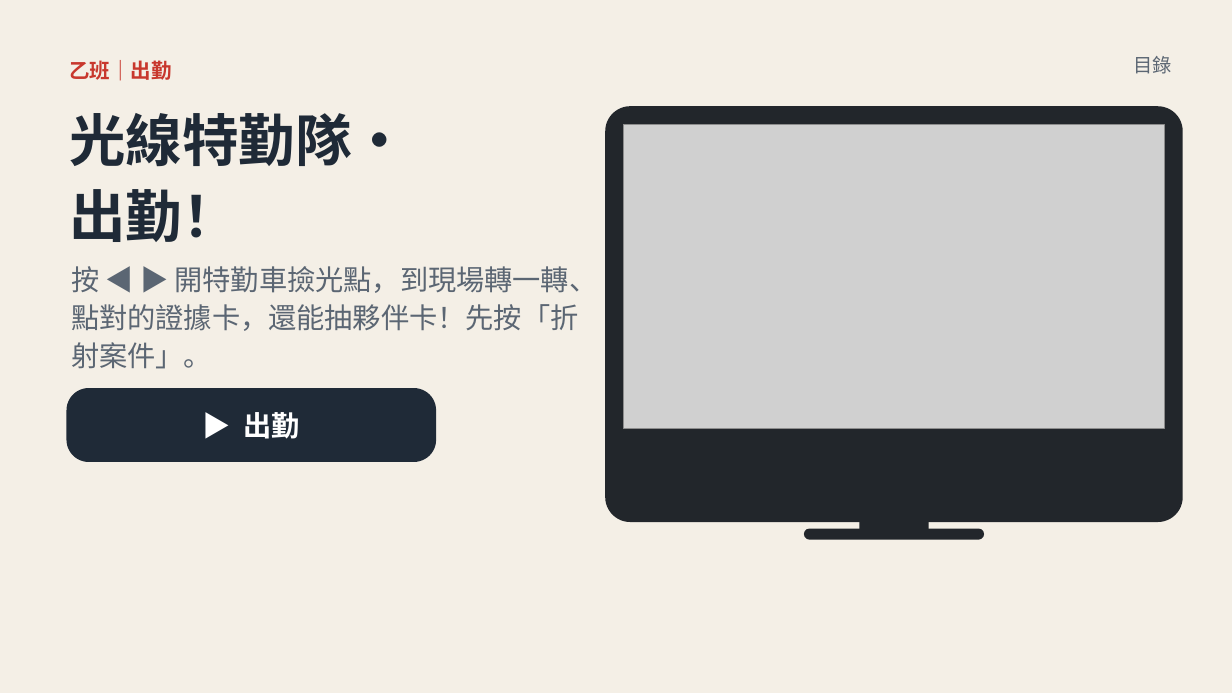
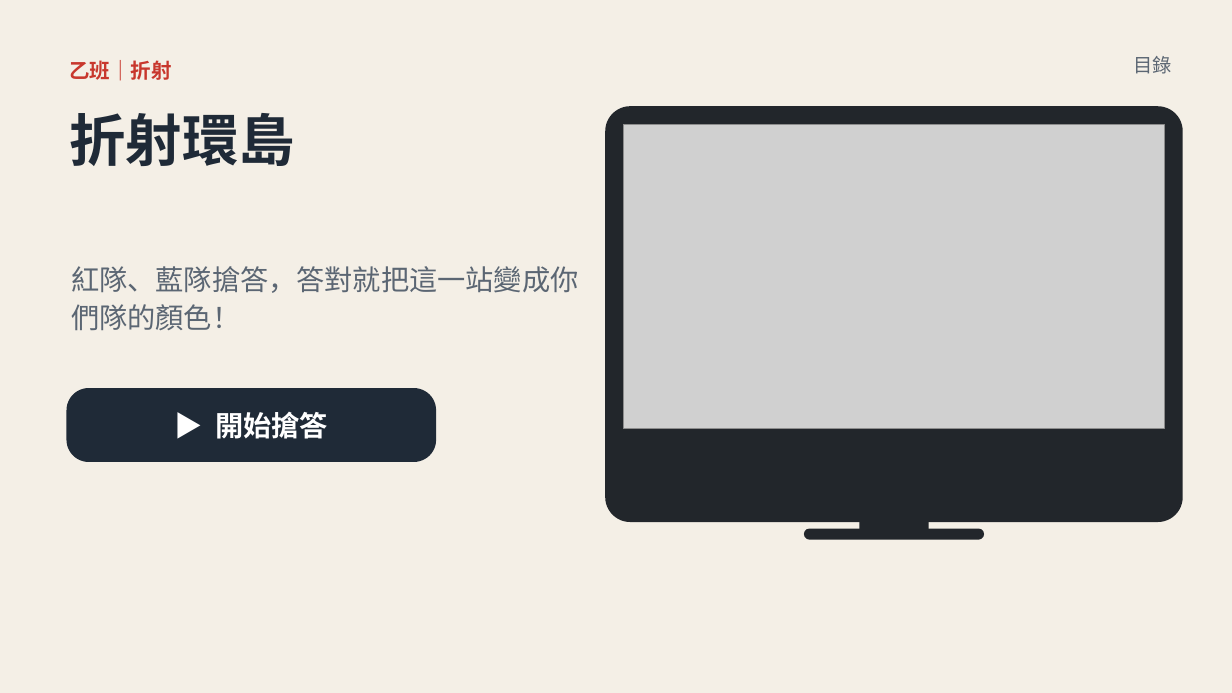
Before and after one commit to classtools1020/sports-results, a slide deck: slide 12 of f8f9fc3bd1/slides.pptx. Drawn at 1232x693 pixels with LibreOffice and Linux fonts; fonts in the diff are those of the drawing; grey boxes stand for pictures. Boxes give left, top, right and bottom in pixels: in the first picture for what was removed or moved away, otherwise in the second. Text is boxed around its words. In the diff, an @@ line names an element or a change of style, - is before the commit and + after.

```diff
--- a/f8f9fc3bd1/slides.pptx
+++ b/f8f9fc3bd1/slides.pptx
@@ text at [69,60,171,81]: text changed @@
-乙班｜出勤
+乙班｜折射
@@ text at [69,113,295,166]: text changed @@
-光線特勤隊・
-出勤！
+折射環島
@@ text at [71,266,578,330]: text changed @@
-按 ◀ ▶ 開特勤車撿光點，到現場轉一轉、點對的證據卡，還能抽夥伴卡！先按「折射案件」。
+紅隊、藍隊搶答，答對就把這一站變成你們隊的顏色！
@@ text in rounded rectangle at [215,412,328,439]: text changed @@
-▶ 出勤
+▶ 開始搶答
```
Also in this commit, not shown: 4 other slides changed, 11 other files.
